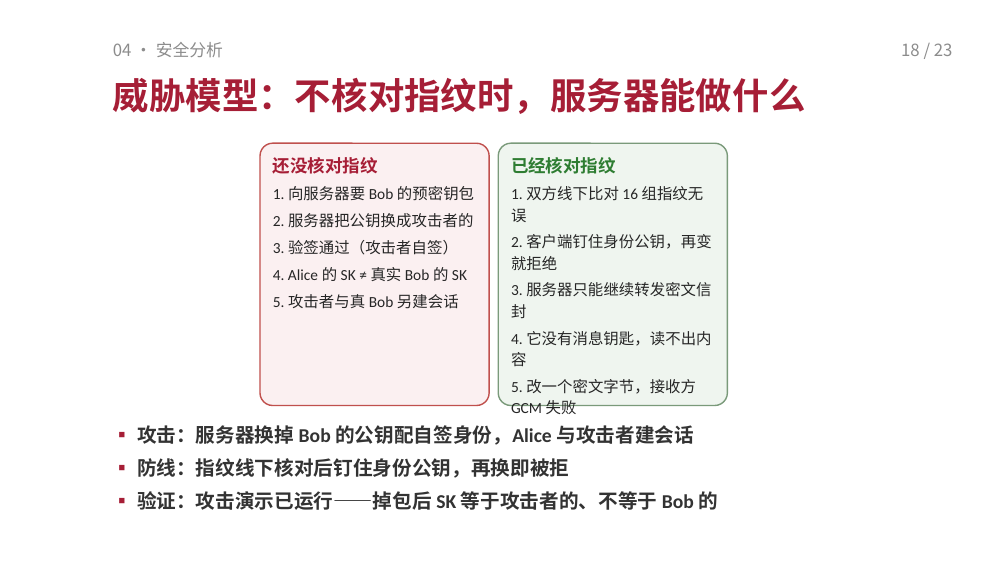
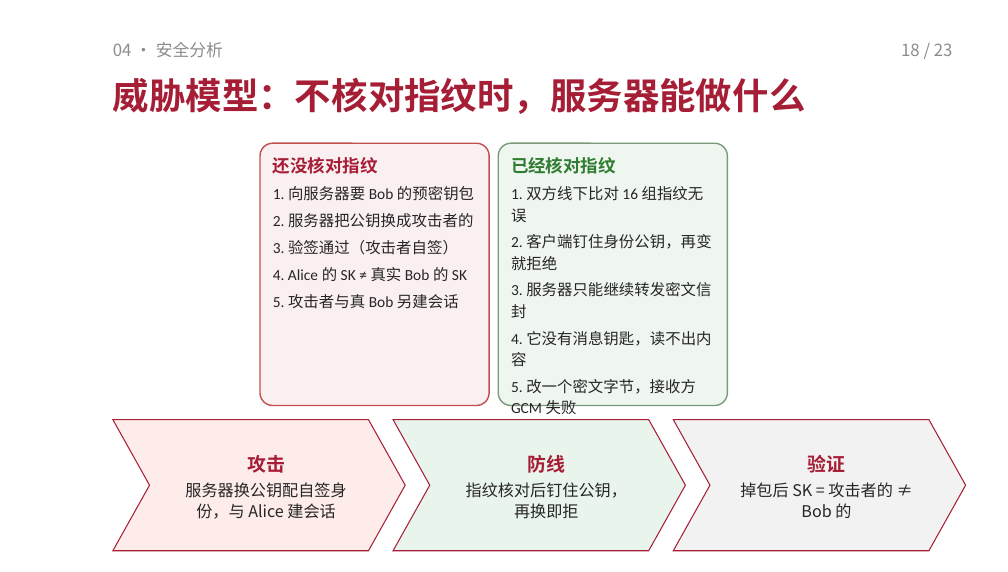
Before and after one commit to TomHaoZi/ECNUchat, a slide deck: slide 18 of 中期汇报/ECNUchat-中期汇报.pptx. Drawn at 1008x572 pixels with LibreOffice and Linux fonts; fonts in the diff are those of the drawing. Boxes give left, top, right and bottom in pixels: in the first picture for what was removed or moved away, otherwise in the second. Text is boxed around its words. In the diff, an @@ line names an element or a change of style, - is before the commit and + after.

Commit message:
PPT 图表化简约版：需求页改为标签网格、PQXDH 改 2×2 卡片、威胁模型与后续计划改箭头流程图（chevron 连线）；多处要点列表压成单行结论，卡片正文只留两句

```diff
--- a/中期汇报/ECNUchat-中期汇报.pptx
+++ b/中期汇报/ECNUchat-中期汇报.pptx
@@ chevron added at [113, 419, 405, 550], fill #FDECEA, outline #A61E36 0.75 pt, 11.5 pt, text #262626 @@
+攻击
+服务器换公钥配自签身份，与 Alice 建会话
@@ chevron added at [393, 419, 685, 550], fill #E9F5EC, outline #A61E36 0.75 pt, 11.5 pt, text #262626 @@
+防线
+指纹核对后钉住公钥，再换即拒
@@ chevron added at [673, 419, 966, 550], fill #F2F2F2, outline #A61E36 0.75 pt, 11.5 pt, text #262626 @@
+验证
+掉包后 SK = 攻击者的 ≠ Bob 的
@@ text removed at [137, 425, 718, 510] @@
-▪ 攻击：服务器换掉 Bob 的公钥配自签身份，Alice 与攻击者建会话
-▪ 防线：指纹线下核对后钉住身份公钥，再换即被拒
-▪ 验证：攻击演示已运行——掉包后 SK 等于攻击者的、不等于 Bob 的
```
Also in this commit, not shown: 12 other slides changed, 2 other files.
